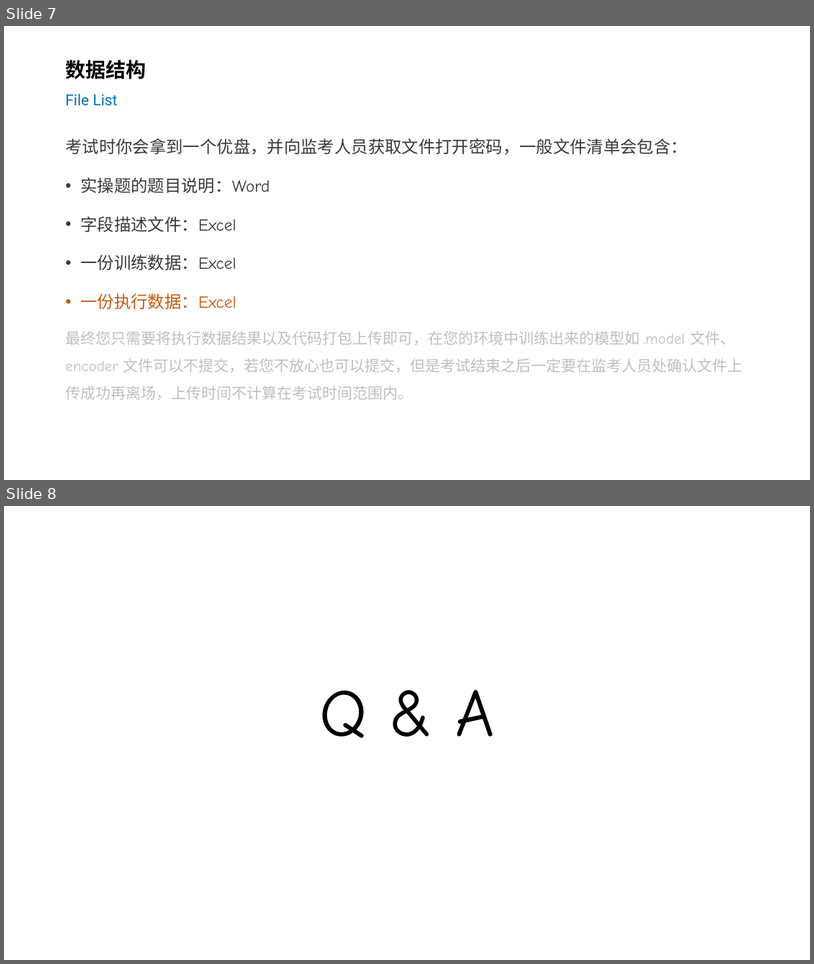
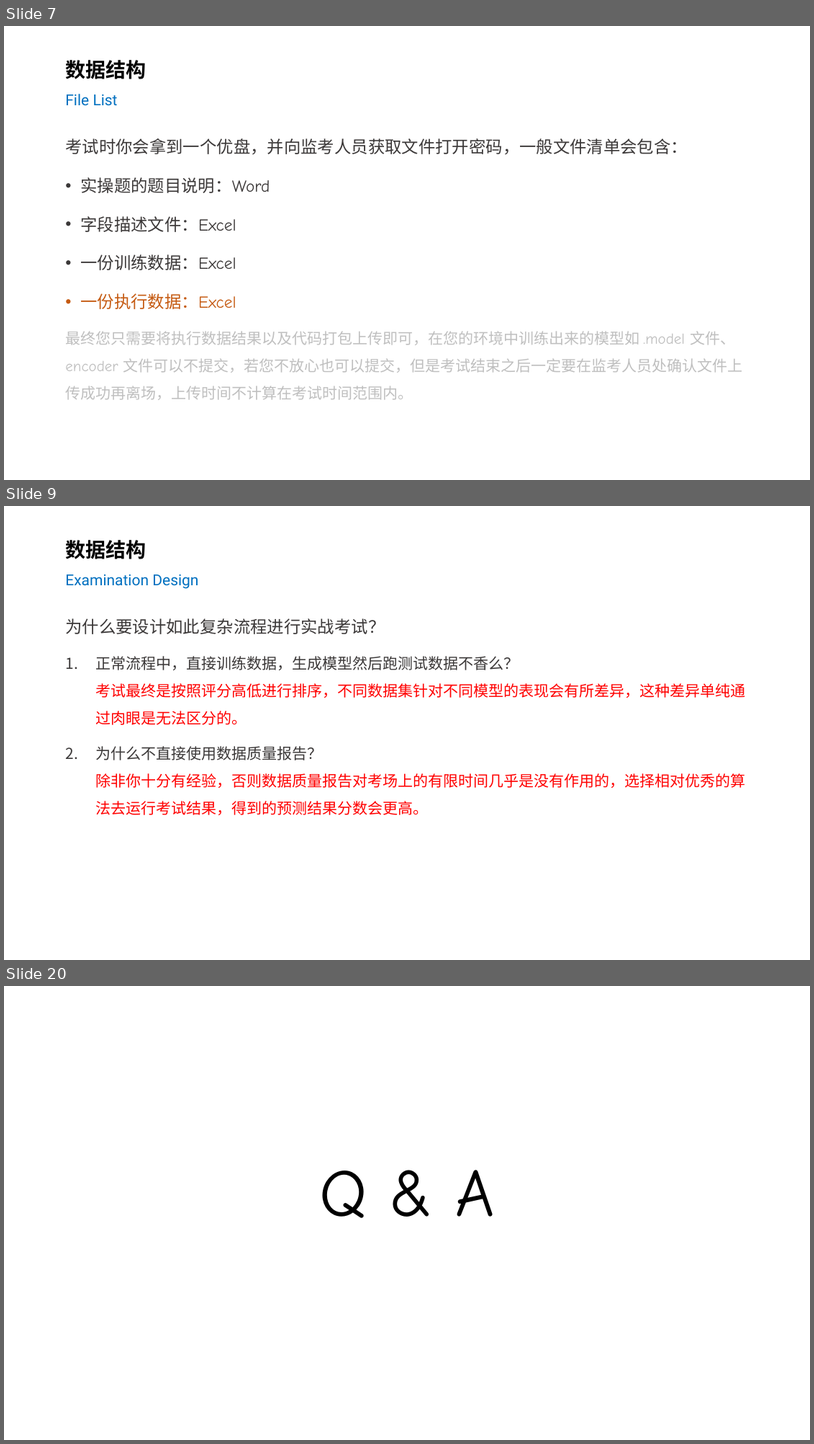
Before and after one commit to silentbalanceyh/cda-exam, a slide deck: ppt/01.基本准备.pptx. Shown one above the other, each under a label of ours: slides 7 and 8 before the commit, slides 7, 9 and 20 after it; the slides between them are not shown. The pictures are 814x964 and 814x1444 pixels, drawn with LibreOffice and Linux fonts; fonts in the diff are those of the drawing; background and template pictures are left out. Boxes give left, top, right and bottom in pixels: in the first picture for what was removed or moved away, otherwise in the second. Text is boxed around its words. In the diff, an @@ line names an element or a change of style, - is before the commit and + after.

```diff
--- a/ppt/01.基本准备.pptx
+++ b/ppt/01.基本准备.pptx
@@ slide 9 added at (x1=4, y1=506, x2=810, y2=960), background #FFFFFF @@
@@ title added at (x1=65, y1=540, x2=198, y2=589), 18 pt, text #0070C0 @@
+数据结构
+Examination Design
@@ text added at (x1=65, y1=618, x2=746, y2=815), 18 pt, text #FF0000 @@
+为什么要设计如此复杂流程进行实战考试？
+1. 正常流程中，直接训练数据，生成模型然后跑测试数据不香么？
+   考试最终是按照评分高低进行排序，不同数据集针对不同模型的表现会有所差异，这种差异单纯通过肉眼是无法区分的。
+2. 为什么不直接使用数据质量报告？
+   除非你十分有经验，否则数据质量报告对考场上的有限时间几乎是没有作用的，选择相对优秀的算法去运行考试结果，得到的预测结果分数会更高。
@@ what was slide 8 is now slide 20 @@
```
Also in this commit, not shown: 11 other slides added.
